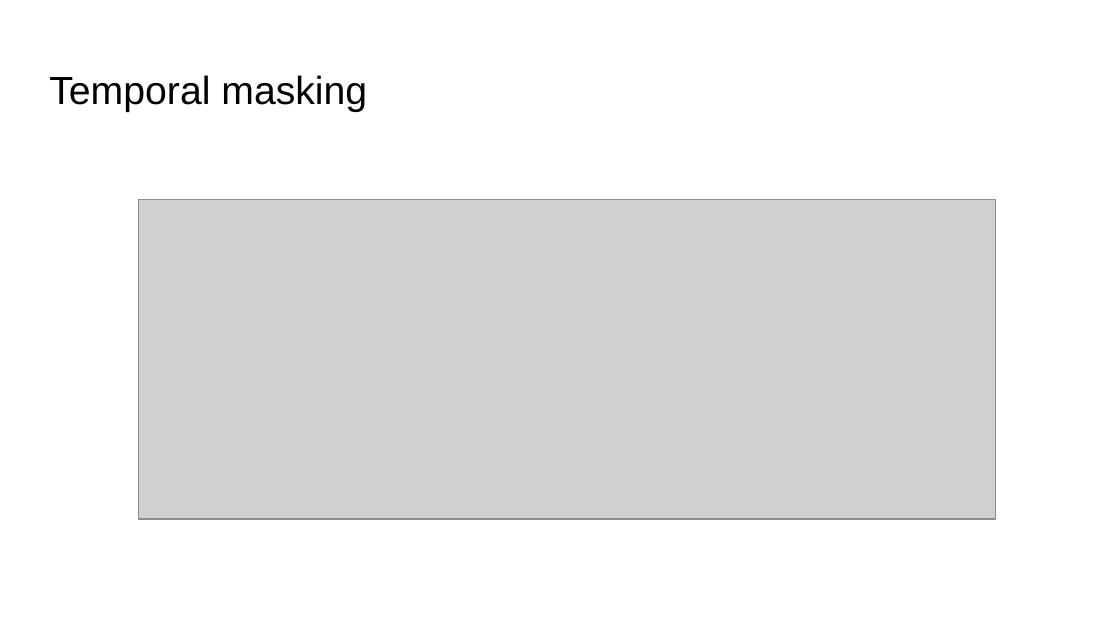
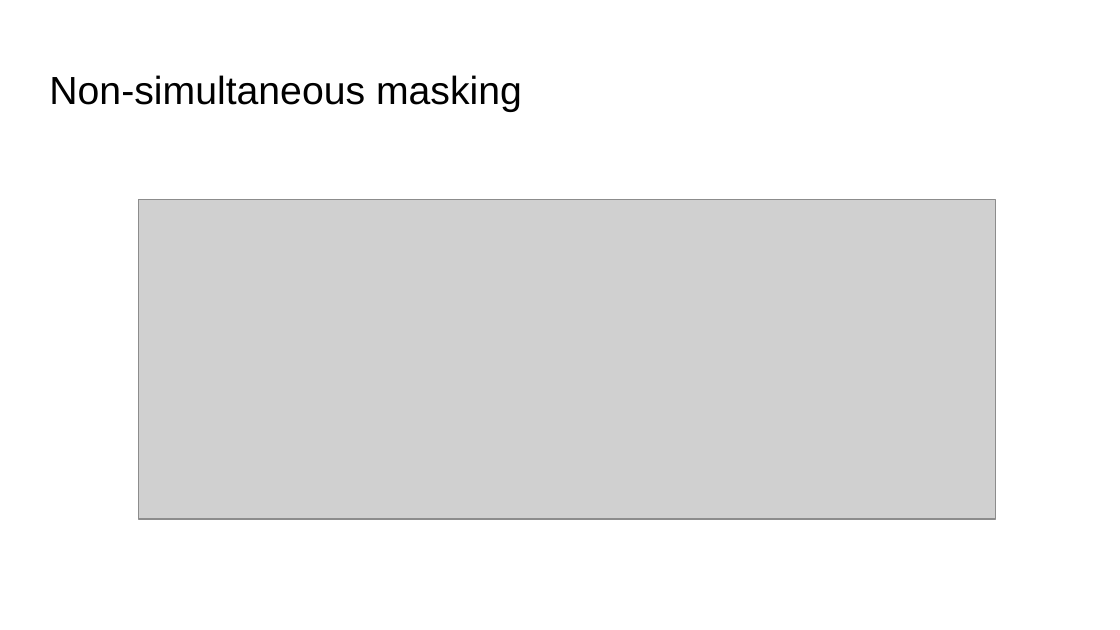
Before and after one commit to xserra/audio-coding-materials, a slide deck: slide 16 of lectures/4. Psychoacoustic principles.pptx (slide 15 before the commit). Drawn at 1120x630 pixels with LibreOffice and Linux fonts; fonts in the diff are those of the drawing; grey boxes stand for pictures. Boxes give left, top, right and bottom in pixels: in the first picture for what was removed or moved away, otherwise in the second. Text is boxed around its words. In the diff, an @@ line names an element or a change of style, - is before the commit and + after.

```diff
--- a/lectures/4. Psychoacoustic principles.pptx
+++ b/lectures/4. Psychoacoustic principles.pptx
@@ title at [49,75,522,112]: text changed @@
-Temporal masking
+Non-simultaneous masking
```
Also in this commit, not shown: 3 other slides changed, 3 slides added, 2 slides removed, 1 other file.
